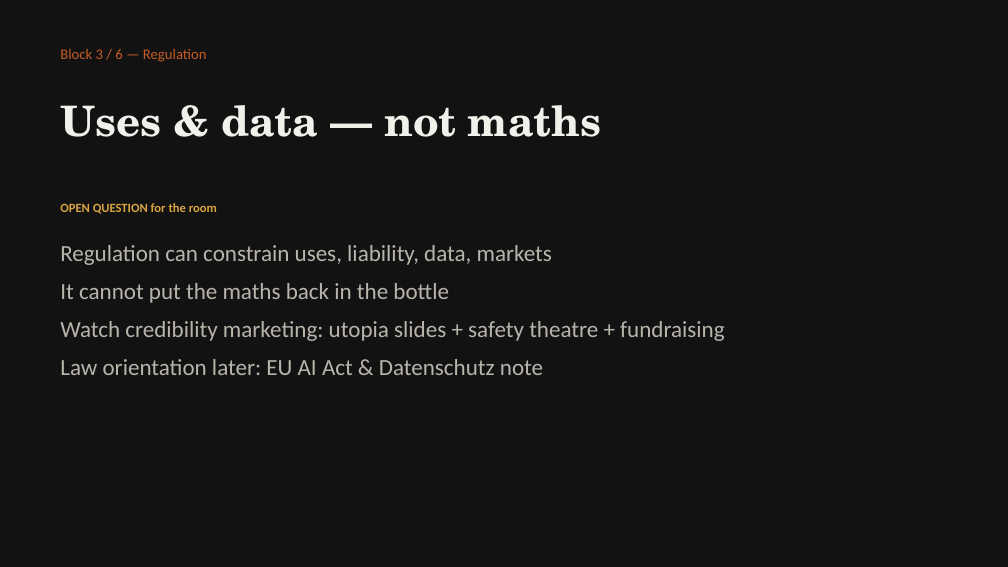
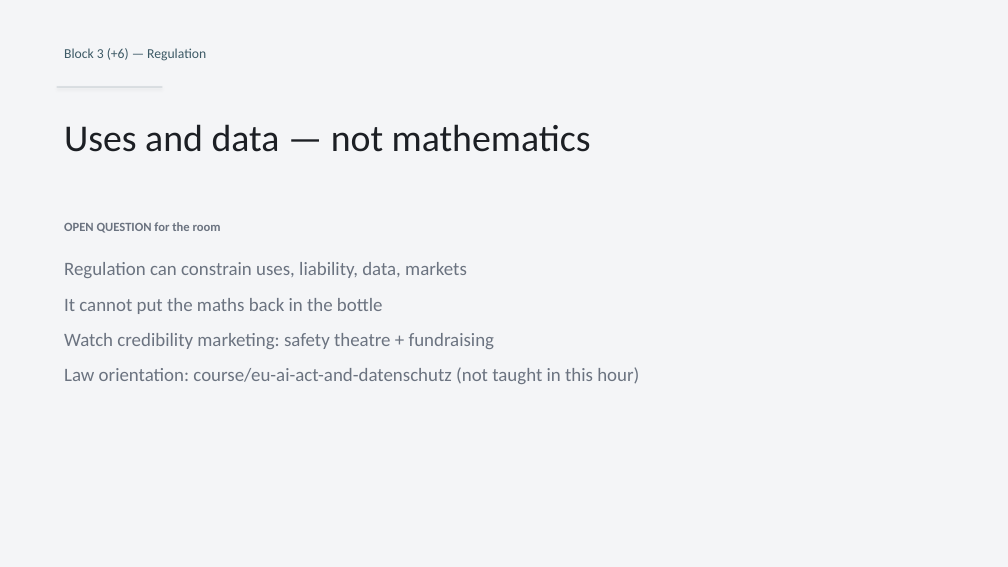
Before and after one commit to kleinstkariert/critical-vibe-coding, a slide deck: slide 11 of course/lectures/01-welcome-landscape-slideshow/01-welcome-landscape.pptx (slide 16 before the commit). Drawn at 1008x567 pixels with LibreOffice and Linux fonts; fonts in the diff are those of the drawing. Boxes give left, top, right and bottom in pixels: in the first picture for what was removed or moved away, otherwise in the second. Text is boxed around its words. In the diff, an @@ line names an element or a change of style, - is before the commit and + after.

```diff
--- a/course/lectures/01-welcome-landscape-slideshow/01-welcome-landscape.pptx
+++ b/course/lectures/01-welcome-landscape-slideshow/01-welcome-landscape.pptx
@@ rectangle at (0, 0, 1008, 567): fill #121212 to #F4F5F7 @@
@@ text at (64, 48, 206, 61): text changed; size 14 to 13 pt; text colour #C45C26 to #3D5A66 @@
-Block 3 / 6 — Regulation
+Block 3 (+6) — Regulation
@@ rectangle added at (57, 87, 163, 87), fill #3D5A66 @@
@@ text at (64, 124, 591, 152): text changed; size 40 to 36 pt; font TeX Gyre Schola to Calibri; text colour #F2F0EB to #1C1F24; bold off @@
-Uses & data — not maths
+Uses and data — not mathematics
@@ text "OPEN QUESTION for the room": place and size @@
-text "OPEN QUESTION for the room" at (60, 203, 217, 214)
+text "OPEN QUESTION for the room" at (64, 222, 221, 233)
@@ text "OPEN QUESTION for the room" at (64, 222, 221, 233): text colour #D9A441 to #6B7380 @@
@@ text "Regulation can constrain uses, liability, ...": place and size @@
-text "Regulation can constrain uses, liability, ..." at (60, 245, 724, 375)
+text "Regulation can constrain uses, liability, ..." at (64, 262, 639, 384)
@@ text at (64, 262, 467, 314): size 22 to 18 pt, text colour #B8B4AC to #6B7380 in "Regulation can constrain uses, liability, data, markets", "It cannot put the maths back in ..."; more space between paragraphs @@
@@ text at (64, 333, 639, 384): text changed; size 22 to 18 pt; text colour #B8B4AC to #6B7380 @@
-Watch credibility marketing: utopia slides + safety theatre + fundraising
-Law orientation later: EU AI Act & Datenschutz note
+Watch credibility marketing: safety theatre + fundraising
+Law orientation: course/eu-ai-act-and-datenschutz (not taught in this hour)
```
Also in this commit, not shown: 11 other slides changed, 8 slides added, 7 slides removed, 11 other files.
